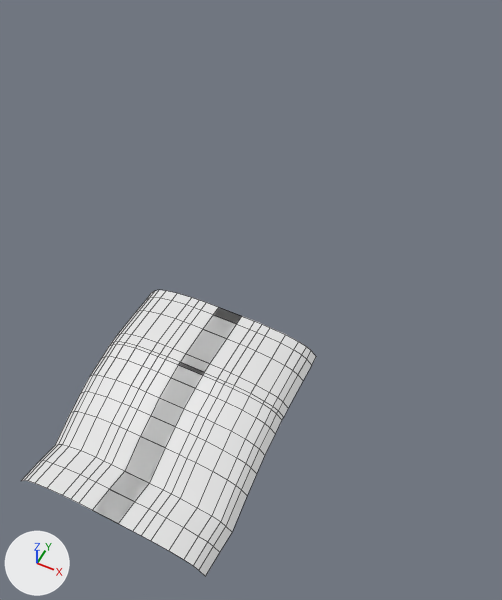
Two versions of the Blender file BluePrintSources/belluh1.blend, one commit apart.
Camera for both pictures: a 50 mm camera at (3.21, -13.84, 8.12) aimed at (-0.36, -6.7, -0.81). Arrows for +X, +Y and +Z are at lower left; the lights stay in place. Mesh edges are drawn as thin lines.
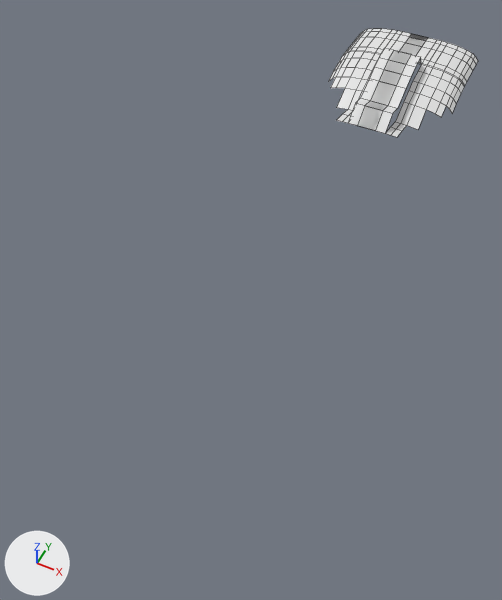
What differs and where, as boxes [x1, y1, x2, y2] in the pictures (502 x 600 px):
'Plane', reshaped, moved (49% narrower, 62% shorter): before [21, 290, 316, 576]; after [328, 29, 478, 137]
part 1 of me_plane, cut back: before [21, 360, 257, 576]; after [342, 48, 421, 135]

What changed in the scene script:
```text
Change me_plane:
    used by ob_plane; parent = ob_belluh1; location = (0.00337, -8.238, 0.512); scale = (0.188, 0.144, 1.0)
    remove me_plane.from_pydata(...)  # 130 vertices, 97 faces; spans x -1.0..7.3, y -21.7..1.0, z -0.8..0.0
    add me_plane.from_pydata(...)  # 114 vertices, 81 faces; spans x -1.0..7.3, y -21.7..1.0, z -0.6..0.3
    me_plane part 1
    20 vertices are removed from x -1.0..7.3, y -21.7..-14.1, z -0.8..-0.5
    22 faces are deleted
    6 vertices in x -1.0..2.1, y -14.1..-10.6, z -0.3..-0.1 move by (0.0, 0.0, 0.3)
    2 vertices move from x -1.0..2.1, y -8.4, z -0.1 to x -1.0..2.1, y -8.4, z 0.3
    4 vertices are added at (-1.0, -17.0, -0.2), (2.1, -17.0, -0.2), (-1.0, -19.3, -0.2), (2.1, -19.3, -0.2)
    6 new faces join them
Change ob_plane:
    ob_plane.location: (0.00337, -8.238, 0.512) -> (0.00337, 0.795, 0.512)
```
